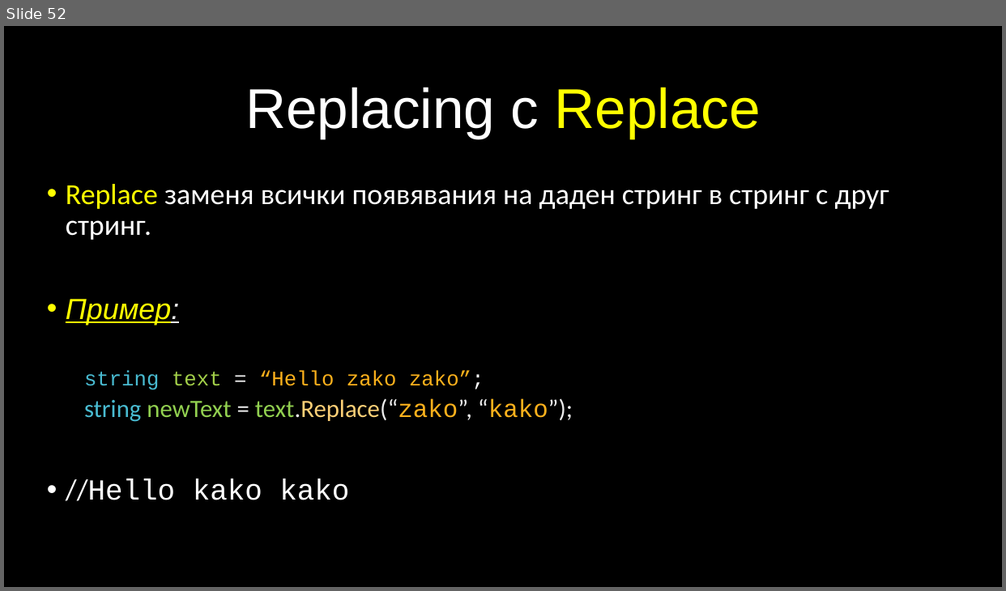
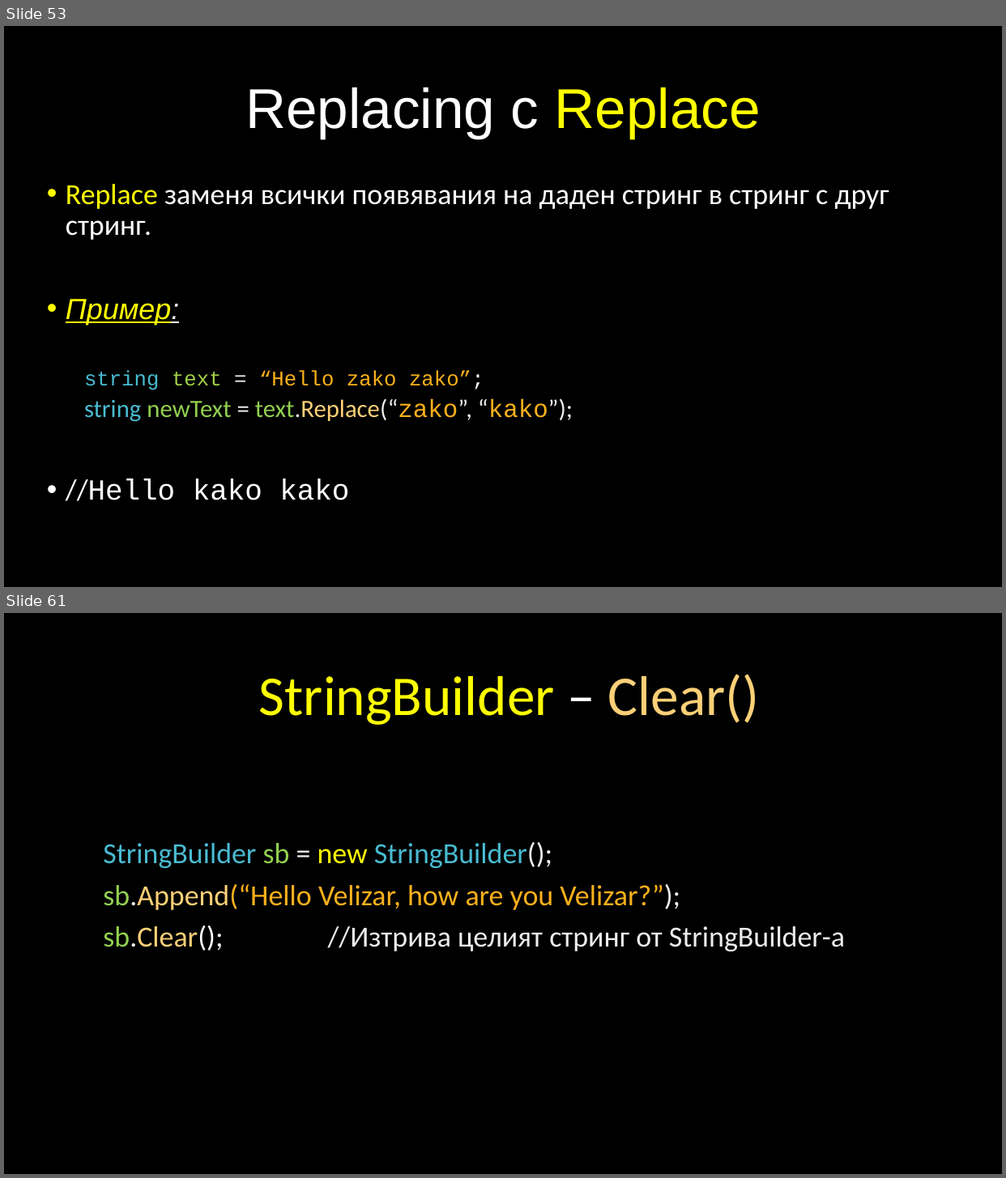
Before and after one commit to velizar92/CSharp-Programming-Presentations, a slide deck: C# Intermediate.pptx. Shown one above the other, each under a label of ours: slide 52 before the commit, slides 53 and 61 after it; the slides between them are not shown. The pictures are 1006x591 and 1006x1178 pixels, drawn with LibreOffice and Linux fonts; fonts in the diff are those of the drawing; background and template pictures are left out. Boxes give left, top, right and bottom in pixels: in the first picture for what was removed or moved away, otherwise in the second. Text is boxed around its words. In the diff, an @@ line names an element or a change of style, - is before the commit and + after.

Commit message:
Latest updates on C# Intermediate -> Text Processing lecture

```diff
--- a/C# Intermediate.pptx
+++ b/C# Intermediate.pptx
@@ slide 61 added at bbox=[4, 613, 1002, 1174], background picture (left out) @@
@@ title added at bbox=[259, 674, 760, 725], 54 pt, text #FFFF00 @@
+StringBuilder – Clear()
@@ text added at bbox=[103, 842, 845, 952], 28 pt, text gradient #BFBFBF to #EDEDED to #FFFFFF @@
+StringBuilder sb = new StringBuilder();
+sb.Append(“Hello Velizar, how are you Velizar?”);
+sb.Clear(); //Изтрива целият стринг от StringBuilder-а
@@ what was slide 52 is now slide 53 @@
```
Also in this commit, not shown: 8 other slides added.
